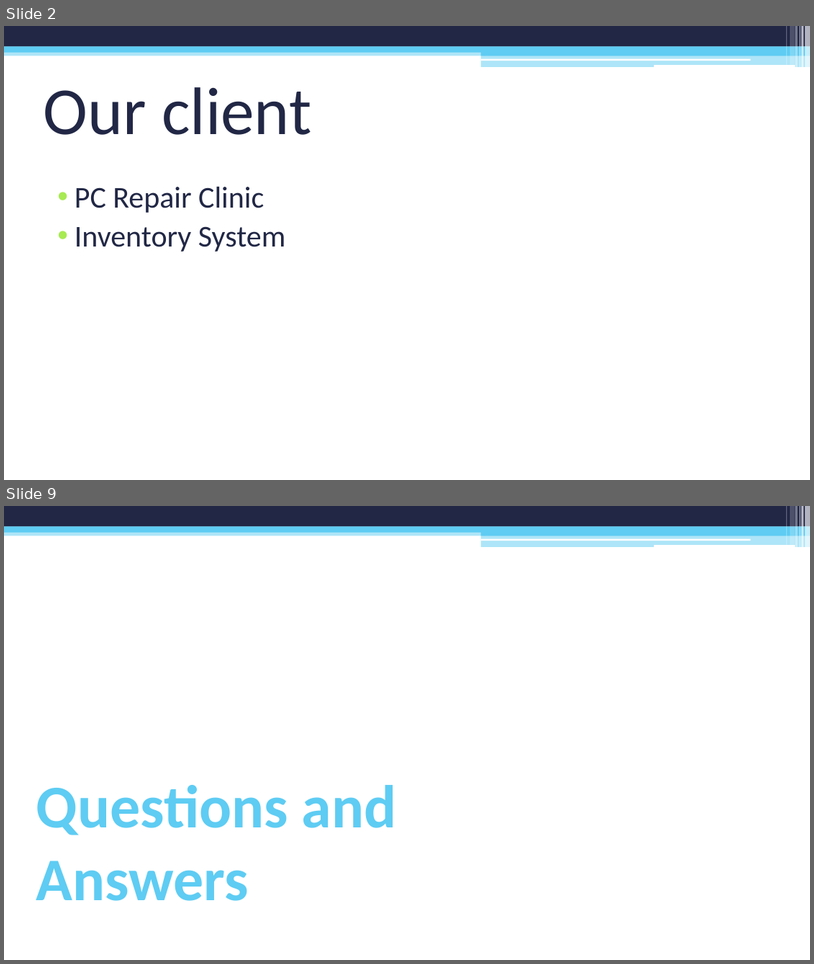
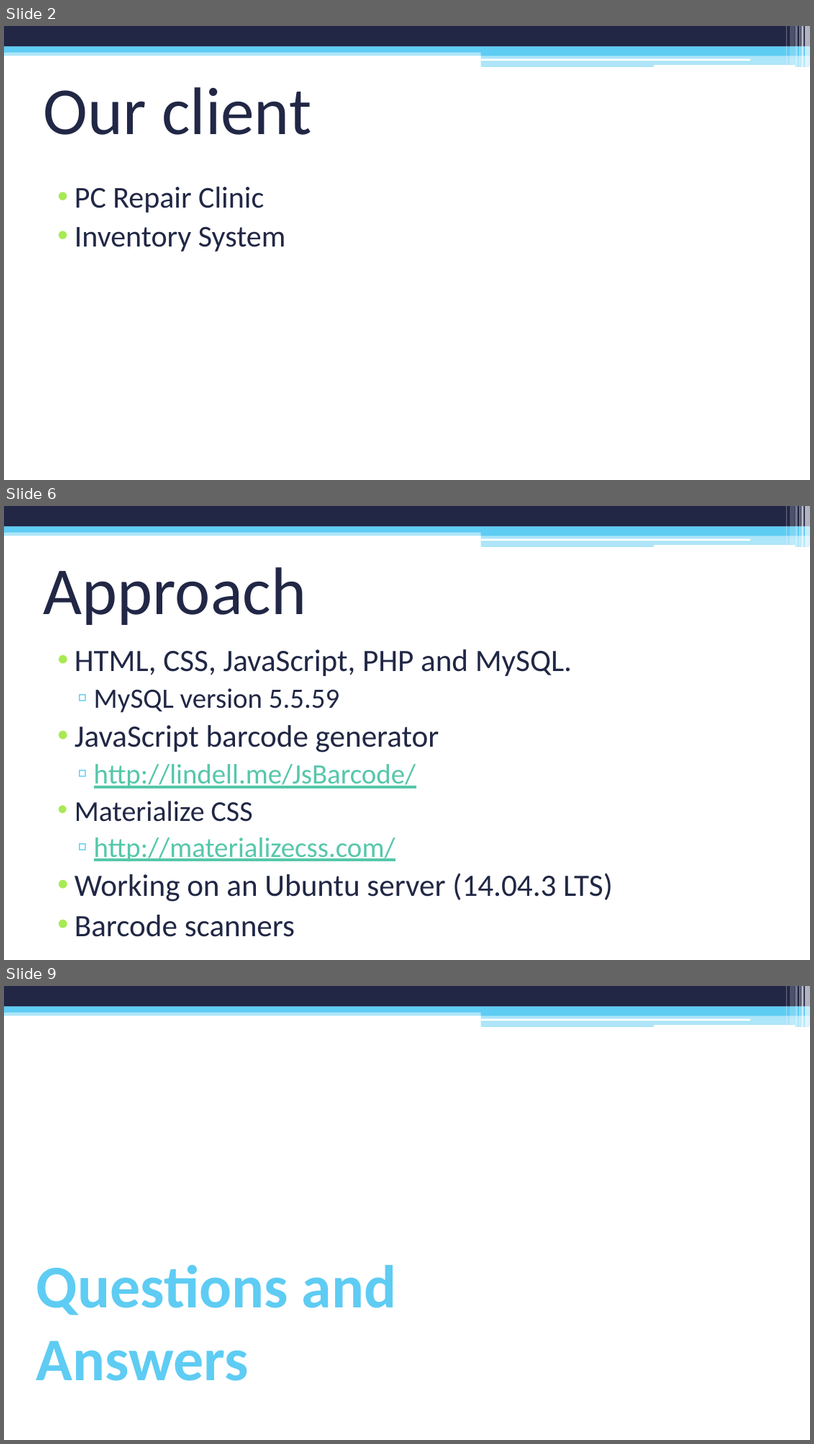
Before and after one commit to sylve0n/CIS260-PowerPoint, a slide deck: PC Repair Clinic Inventory System.pptx. Shown one above the other, each under a label of ours: slides 2 and 9 before the commit, slides 2, 6 and 9 after it; the slides between them are not shown. The pictures are 814x964 and 814x1444 pixels, drawn with LibreOffice and Linux fonts; fonts in the diff are those of the drawing. Boxes give left, top, right and bottom in pixels: in the first picture for what was removed or moved away, otherwise in the second. Text is boxed around its words. In the diff, an @@ line names an element or a change of style, - is before the commit and + after.

```diff
--- a/PC Repair Clinic Inventory System.pptx
+++ b/PC Repair Clinic Inventory System.pptx
@@ slide 6 added at bbox=[4, 506, 810, 960], background #FFFFFF; not listed: 13 template elements that a slide beside it also shows @@
@@ title added at bbox=[44, 567, 306, 625], 80 pt, text #212745 @@
+Approach
@@ text added at bbox=[75, 649, 613, 937], 37 pt, text #212745 @@
+• HTML, CSS, JavaScript, PHP and MySQL.
+  ▫ MySQL version 5.5.59
+• JavaScript barcode generator
+  ▫ http://lindell.me/JsBarcode/
+• Materialize CSS
+  ▫ http://materializecss.com/
+• Working on an Ubuntu server (14.04.3 LTS)
+• Barcode scanners
```
Also in this commit, not shown: 5 slides changed, 1 slide removed, 1 other file.
